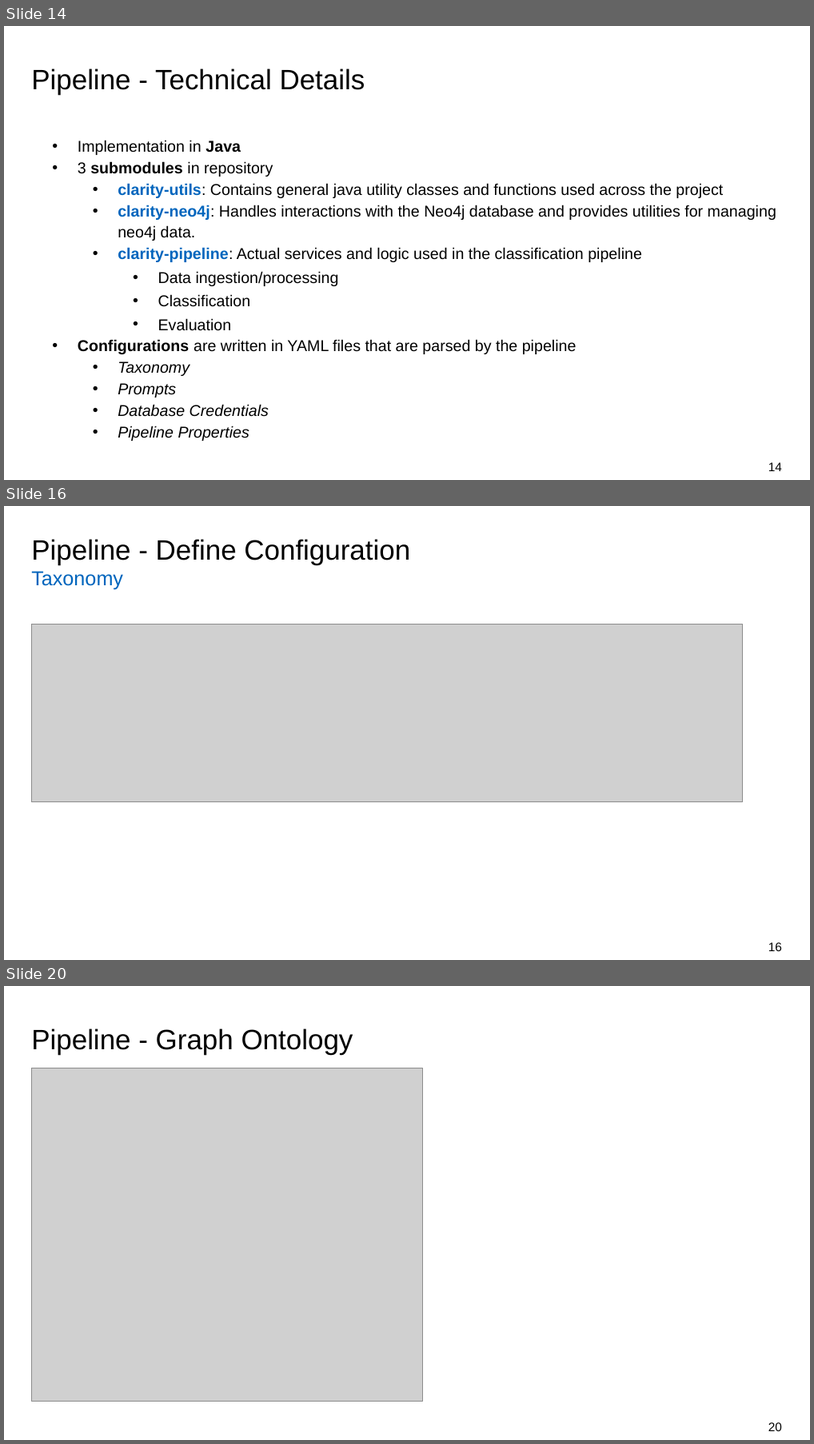
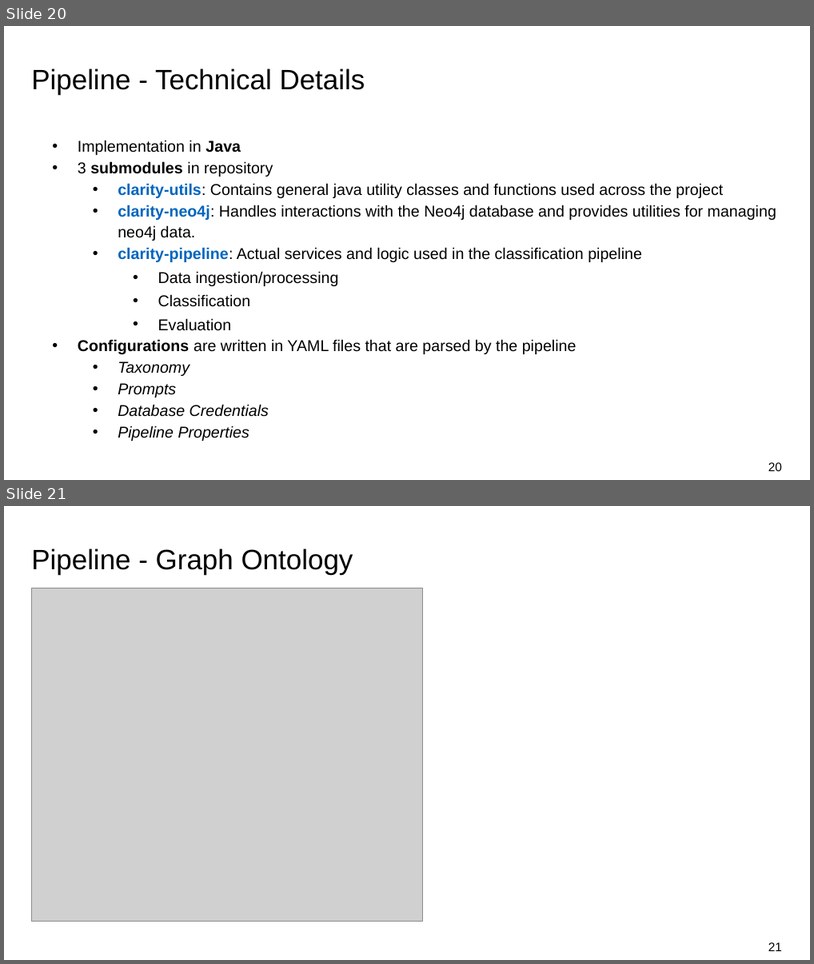
Before and after one commit to omarelbeltagy/clarity, a slide deck: assets/presentation/03 - Pipeline and Initial Experiments.pptx. Shown one above the other, each under a label of ours: slides 14, 16 and 20 before the commit, slides 20 and 21 after it; the slides between them are not shown. The pictures are 814x1444 and 814x964 pixels, drawn with LibreOffice and Linux fonts; fonts in the diff are those of the drawing; grey boxes stand for pictures; background and template pictures are left out. Boxes give left, top, right and bottom in pixels: in the first picture for what was removed or moved away, otherwise in the second. Text is boxed around its words. In the diff, an @@ line names an element or a change of style, - is before the commit and + after.

```diff
--- a/assets/presentation/03 - Pipeline and Initial Experiments.pptx
+++ b/assets/presentation/03 - Pipeline and Initial Experiments.pptx
@@ slide 16 removed at (4, 506, 810, 960), background #FFFFFF @@
@@ title removed at (31, 539, 410, 590) @@
-Pipeline - Define Configuration
-Taxonomy
@@ picture removed at (31, 624, 743, 802) @@
@@ page number removed at (769, 942, 782, 951) @@
-16
@@ what was slide 14 is now slide 20 @@
@@ page number at (769, 462, 782, 471): text changed @@
-14
+20
@@ what was slide 20 is now slide 21 @@
@@ page number at (769, 942, 782, 951): text changed @@
-20
+21
```
Also in this commit, not shown: 4 slides changed, 8 slides added, 5 other slides removed.
